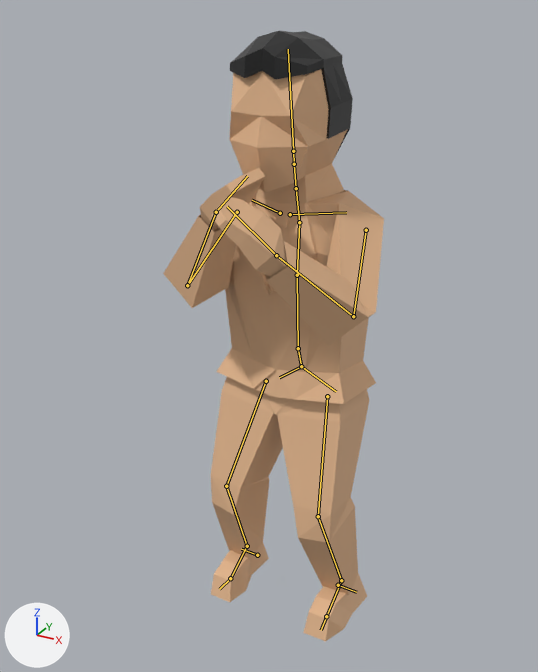
A saved change to the Blender file TopDownRPG/Assets/Prefab/Characters/Player/Models/Player_Tux2.blend.
Rendered twice from a camera (50 mm lens) standing at (6.28, -12.36, 12.57) and looking at (-0.15, -0.66, 6.72). Arrows for +X, +Y and +Z are at lower left; the lights stay in place. Both versions are drawn at frame 15 of the action 'Attack_Idel'; the numbers are the values there. The bones that bend it are drawn over the model as lines.

In view in the first picture: 'Body', 'Hair'.
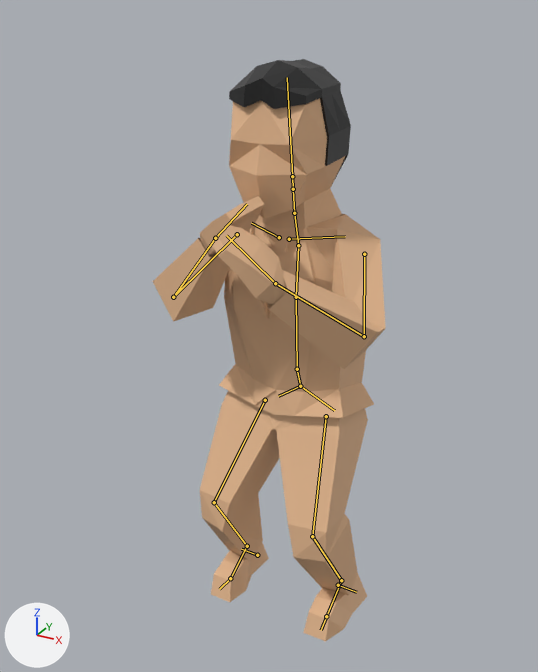
What differs and where, as boxes (x1, y1, x2, y2) in the pictures (538 x 672 px):
'Body', posed
    before: (163, 69, 384, 641)
    after: (152, 98, 386, 641)
'Hair', posed
    before: (230, 31, 353, 153)
    after: (229, 59, 351, 180)
bone 'spine', root to tip
    before: (301, 366) to (298, 348)
    after: (300, 386) to (297, 369)

The change in detail:
Bone 'spine' (bone_spine) moves from (0.0, -0.078, -0.005) to (0.0, -0.148, 0.027).
Bone 'handIK.L' (bone_handik_l) moves from (-0.671, -0.364, -0.024) to (-0.671, -0.369, -0.101).
Bone 'handIK.R' (bone_handik_r) moves from (0.721, -0.229, 0.03) to (0.721, -0.234, -0.047).
